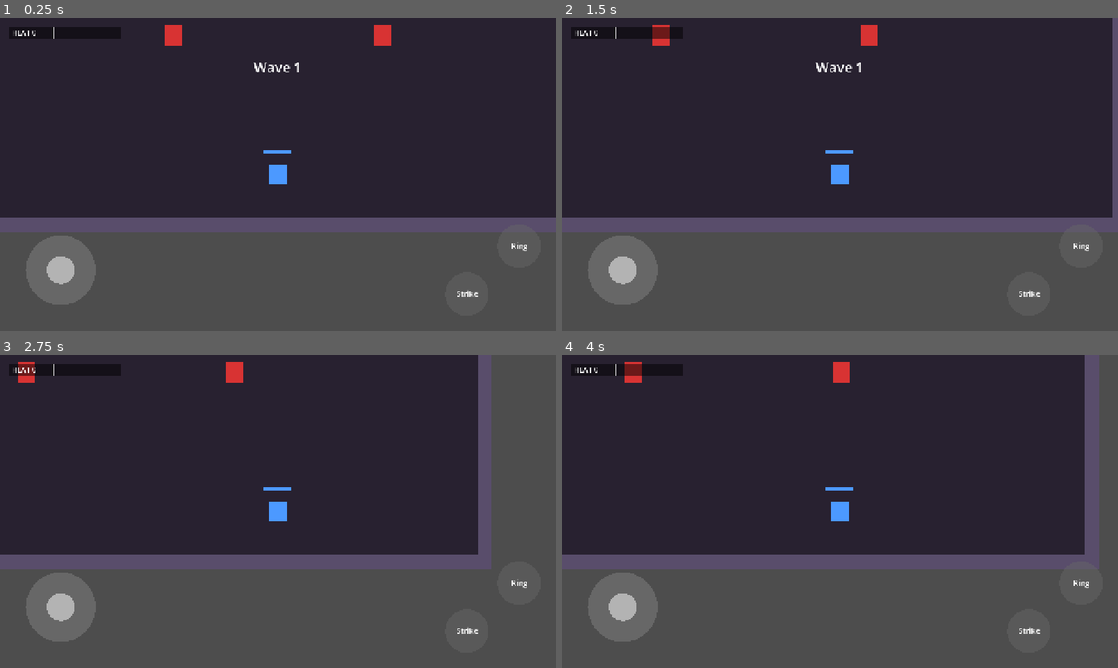
Above: before the commit, frames 1-4 (two rows, left to right).
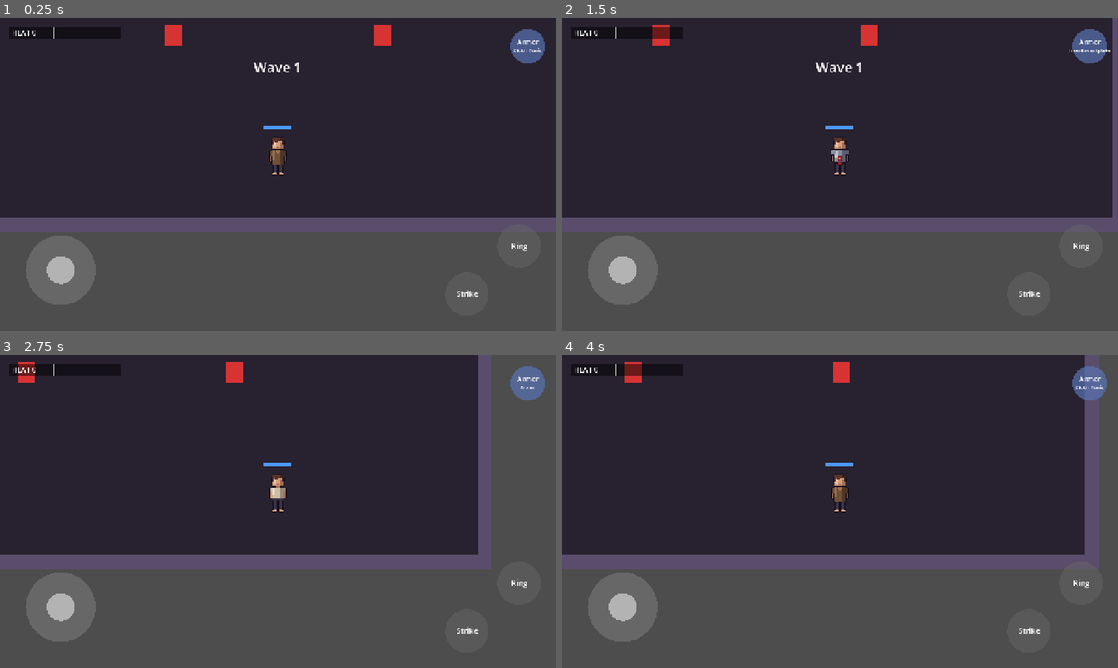
Above: after the commit, the same moments.

Repository: heytylo-png/star-patrol
Game: Godot game, scene res://scenes/hollow_throne.tscn
Two runs of this game, one before a commit and one after it. Both use one fixed random seed, a clock stepped at 60 frames per second and the inputs below.
Inputs (mouse positions are in pixels of both pictures, inside the frame that each line leads up to):
- Up to frame 1 (0.25 s): no input
- Up to frame 2 (1.5 s): tap Enter at 0.5 s; move the mouse to (962, 158) at 0.52 s; hold D (move_right) 0.53-1.25 s; hold 3 (swap_armor, bound only after the commit) 0.53-1.25 s; click (962, 158) at 0.67 s; drag from (728, 190) to (812, 237) at 1.27 s
- Up to frame 3 (2.75 s): tap Space at 2 s; move the mouse to (333, 442) at 2.02 s; hold D (move_right) from 2.03 s (still down); hold 3 (swap_armor, bound only after the commit) from 2.03 s (still down); click (333, 442) at 2.17 s
- Up to frame 4 (4 s): release D (move_right) at 2.75 s; release 3 (swap_armor, bound only after the commit) at 2.75 s; drag from (812, 574) to (673, 464) at 2.77 s; tap Enter at 3.5 s; move the mouse to (1006, 558) at 3.52 s; hold A (move_left) from 3.53 s (still down); hold 3 (swap_armor, bound only after the commit) from 3.53 s (still down); click (1006, 558) at 3.67 s

The runs differ from the first frame. In frame 1, 1.0% of the frame differs, in the area x 47-98%, y 3-54%; in frame 2, 1.0%; in frame 3, 1.0%; in frame 4, 1.0%.

Commit message:
Add layered player sprite with swappable chest armor (step 5)
- CharacterSprite: paper-doll layers in the design doc's order (body, legs,
  chest, helmet, shoulders, weapon, effects), 32x48 canvases anchored at the feet
- ArmorPiece resource (name, slot, tier, texture); Cloth Tunic and Iron Breastplate
- ArmorButton (top-right, key 3) cycles the chest piece, including none
- Placeholder art from tools/make_placeholder_art.py: outlined, shared 32-color palette
- Player HP bar moved above the taller sprite

Co-Authored-By: Claude Opus 5.5 <noreply@anthropic.com>
Claude-Session: https://claude.ai/code/session_019ZoxFiAo42TsUSjR1Jd1ko

Diff:
--- /dev/null
+++ b/gear/cloth_tunic.tres
@@ -0,0 +1,11 @@
+[gd_resource type="Resource" script_class="ArmorPiece" load_steps=3 format=3]
+
+[ext_resource type="Script" path="res://scripts/armor_piece.gd" id="1_piece"]
+[ext_resource type="Texture2D" path="res://art/characters/chest_cloth.png" id="2_texture"]
+
+[resource]
+script = ExtResource("1_piece")
+display_name = "Cloth Tunic"
+slot = 1
+tier = 1
+texture = ExtResource("2_texture")
--- /dev/null
+++ b/gear/iron_breastplate.tres
@@ -0,0 +1,11 @@
+[gd_resource type="Resource" script_class="ArmorPiece" load_steps=3 format=3]
+
+[ext_resource type="Script" path="res://scripts/armor_piece.gd" id="1_piece"]
+[ext_resource type="Texture2D" path="res://art/characters/chest_iron.png" id="2_texture"]
+
+[resource]
+script = ExtResource("1_piece")
+display_name = "Iron Breastplate"
+slot = 1
+tier = 3
+texture = ExtResource("2_texture")
--- a/scenes/hollow_throne.tscn
+++ b/scenes/hollow_throne.tscn
@@ -9,6 +9,11 @@
 [ext_resource type="Script" path="res://scripts/heat_bar.gd" id="7_heat"]
 [ext_resource type="Script" path="res://scripts/skill_button.gd" id="8_skill"]
 [ext_resource type="Script" path="res://scripts/room_director.gd" id="9_director"]
+[ext_resource type="Script" path="res://scripts/character_sprite.gd" id="sp_char"]
+[ext_resource type="Texture2D" path="res://art/characters/body_base.png" id="sp_body"]
+[ext_resource type="Resource" path="res://gear/cloth_tunic.tres" id="sp_cloth"]
+[ext_resource type="Resource" path="res://gear/iron_breastplate.tres" id="sp_iron"]
+[ext_resource type="Script" path="res://scripts/armor_button.gd" id="sp_armor_btn"]
 
 [sub_resource type="CircleShape2D" id="CircleShape2D_player"]
 radius = 12.0
@@ -98,11 +103,13 @@
 position = Vector2(0, 200)
 motion_mode = 1
 script = ExtResource("2_warden")
+hp_bar_offset = 56.0
 joystick = NodePath("../UI/Joystick")
 
-[node name="Body" type="Polygon2D" parent="Player"]
-color = Color(0.3, 0.6, 1, 1)
-polygon = PackedVector2Array(-10, -12, 10, -12, 10, 12, -10, 12)
+[node name="Sprite" type="Node2D" parent="Player"]
+script = ExtResource("sp_char")
+body_texture = ExtResource("sp_body")
+starting_gear = [ExtResource("sp_cloth")]
 
 [node name="CollisionShape2D" type="CollisionShape2D" parent="Player"]
 shape = SubResource("CircleShape2D_player")
@@ -204,6 +211,20 @@
 theme_override_font_sizes/font_size = 32
 horizontal_alignment = 1
 
+[node name="ArmorButton" type="Control" parent="UI" node_paths=PackedStringArray("character")]
+layout_mode = 3
+anchors_preset = 1
+anchor_left = 1.0
+anchor_right = 1.0
+offset_left = -110.0
+offset_top = 20.0
+offset_right = -20.0
+offset_bottom = 110.0
+grow_horizontal = 0
+script = ExtResource("sp_armor_btn")
+character = NodePath("../../Player/Sprite")
+pieces = [ExtResource("sp_cloth"), ExtResource("sp_iron")]
+
 [node name="RoomDirector" type="Node" parent="." node_paths=PackedStringArray("player", "waves_root", "door", "exit_area", "message")]
 script = ExtResource("9_director")
 player = NodePath("../Player")
--- a/scenes/main.tscn
+++ b/scenes/main.tscn
@@ -6,6 +6,11 @@
 [ext_resource type="Script" path="res://scripts/flame_warden.gd" id="5_warden"]
 [ext_resource type="Script" path="res://scripts/heat_bar.gd" id="6_heat"]
 [ext_resource type="Script" path="res://scripts/skill_button.gd" id="7_skill"]
+[ext_resource type="Script" path="res://scripts/character_sprite.gd" id="sp_char"]
+[ext_resource type="Texture2D" path="res://art/characters/body_base.png" id="sp_body"]
+[ext_resource type="Resource" path="res://gear/cloth_tunic.tres" id="sp_cloth"]
+[ext_resource type="Resource" path="res://gear/iron_breastplate.tres" id="sp_iron"]
+[ext_resource type="Script" path="res://scripts/armor_button.gd" id="sp_armor_btn"]
 
 [sub_resource type="CircleShape2D" id="CircleShape2D_body"]
 radius = 12.0
@@ -17,11 +22,13 @@
 [node name="Player" type="CharacterBody2D" parent="." node_paths=PackedStringArray("joystick")]
 motion_mode = 1
 script = ExtResource("5_warden")
+hp_bar_offset = 56.0
 joystick = NodePath("../UI/Joystick")
 
-[node name="Body" type="Polygon2D" parent="Player"]
-color = Color(0.3, 0.6, 1, 1)
-polygon = PackedVector2Array(-10, -12, 10, -12, 10, 12, -10, 12)
+[node name="Sprite" type="Node2D" parent="Player"]
+script = ExtResource("sp_char")
+body_texture = ExtResource("sp_body")
+starting_gear = [ExtResource("sp_cloth")]
 
 [node name="CollisionShape2D" type="CollisionShape2D" parent="Player"]
 shape = SubResource("CircleShape2D_body")
@@ -123,3 +130,17 @@
 player = NodePath("../../Player")
 skill_index = 1
 label = "Ring"
+
+[node name="ArmorButton" type="Control" parent="UI" node_paths=PackedStringArray("character")]
+layout_mode = 3
+anchors_preset = 1
+anchor_left = 1.0
+anchor_right = 1.0
+offset_left = -110.0
+offset_top = 20.0
+offset_right = -20.0
+offset_bottom = 110.0
+grow_horizontal = 0
+script = ExtResource("sp_armor_btn")
+character = NodePath("../../Player/Sprite")
+pieces = [ExtResource("sp_cloth"), ExtResource("sp_iron")]
--- /dev/null
+++ b/scripts/armor_button.gd
@@ -0,0 +1,59 @@
+class_name ArmorButton
+extends Control
+## Test button that swaps one gear slot through a list of pieces (and "nothing").
+## Tap it, or press 3 on a computer. Put it in the UI CanvasLayer, about 110 x 110.
+
+@export var character: CharacterSprite   ## The player's CharacterSprite node.
+@export var pieces: Array = []           ## ArmorPiece resources to cycle through.
+@export var radius: float = 40.0
+
+var _index: int = 0   # Position in pieces; pieces.size() means "nothing".
+
+
+func _ready() -> void:
+	mouse_filter = Control.MOUSE_FILTER_IGNORE
+	# Start on whatever the character is already wearing in that slot.
+	if character and not pieces.is_empty() and pieces[0] is ArmorPiece:
+		var worn := character.get_equipped(pieces[0].slot)
+		var found: int = pieces.find(worn)
+		_index = found if found >= 0 else pieces.size()
+
+
+func _input(event: InputEvent) -> void:
+	if event is InputEventScreenTouch and event.pressed and _is_inside(event.position):
+		get_viewport().set_input_as_handled()
+		_next()
+	elif event.is_action_pressed("swap_armor"):
+		_next()
+
+
+func _next() -> void:
+	if character == null or pieces.is_empty():
+		return
+	_index = (_index + 1) % (pieces.size() + 1)
+	if _index < pieces.size():
+		character.equip(pieces[_index])
+	elif pieces[0] is ArmorPiece:
+		character.unequip(pieces[0].slot)
+	queue_redraw()
+
+
+func _current_name() -> String:
+	if _index < pieces.size() and pieces[_index] is ArmorPiece:
+		return pieces[_index].display_name
+	return "None"
+
+
+func _is_inside(screen_pos: Vector2) -> bool:
+	return screen_pos.distance_to(get_global_rect().get_center()) <= radius
+
+
+func _draw() -> void:
+	var middle: Vector2 = size / 2.0
+	draw_circle(middle, radius, Color(0.35, 0.45, 0.7, 0.7))
+	var font := ThemeDB.fallback_font
+	for line in [["Armor", -4.0, 16], [_current_name(), 14.0, 12]]:
+		var text: String = line[0]
+		var text_size: Vector2 = font.get_string_size(text, HORIZONTAL_ALIGNMENT_LEFT, -1, line[2])
+		draw_string(font, middle + Vector2(-text_size.x / 2.0, line[1]), text,
+				HORIZONTAL_ALIGNMENT_LEFT, -1, line[2], Color.WHITE)
--- /dev/null
+++ b/scripts/armor_piece.gd
@@ -0,0 +1,20 @@
+@tool  # So CharacterSprite can show gear in the editor.
+class_name ArmorPiece
+extends Resource
+## One piece of gear that shows on the character: its name, slot, tier and layer image.
+## Make a new piece with right-click in FileSystem > New > Resource > ArmorPiece.
+## The image must use the same 32x48 canvas as the body, lined up at the feet.
+
+enum Slot { LEGS, CHEST, HELMET, SHOULDERS, WEAPON }
+
+## The CharacterSprite layer each slot draws on, in the same order as Slot.
+const LAYER_NAMES: Array[String] = ["Legs", "Chest", "Helmet", "Shoulders", "Weapon"]
+
+@export var display_name: String = ""
+@export var slot: Slot = Slot.CHEST
+@export_range(1, 9) var tier: int = 1  ## 1 = Cloth up to 9 = Legendary (see the design doc).
+@export var texture: Texture2D
+
+
+func layer_name() -> String:
+	return LAYER_NAMES[slot]
--- /dev/null
+++ b/scripts/character_sprite.gd
@@ -0,0 +1,61 @@
+@tool
+class_name CharacterSprite
+extends Node2D
+## Paper-doll character: one Sprite2D per layer, stacked bottom to top as in the design doc:
+## Body, Legs, Chest, Helmet, Shoulders, Weapon, Effects.
+## Every layer image is a 32x48 canvas lined up at the feet, and the feet sit on this node's origin.
+
+const LAYER_ORDER: Array[String] = [
+	"Body", "Legs", "Chest", "Helmet", "Shoulders", "Weapon", "Effects",
+]
+## Moves each 32x48 image so the soles (row 45) land on the origin.
+const FEET_OFFSET := Vector2(-16, -46)
+
+@export var body_texture: Texture2D:
+	set(value):
+		body_texture = value
+		if _layers.has("Body"):
+			_layers["Body"].texture = value
+## Gear worn at the start (ArmorPiece resources).
+@export var starting_gear: Array = []
+
+var _layers: Dictionary = {}     # Layer name -> Sprite2D
+var _equipped: Dictionary = {}   # ArmorPiece.Slot -> ArmorPiece
+
+
+func _ready() -> void:
+	for layer_name in LAYER_ORDER:
+		var sprite := get_node_or_null(layer_name) as Sprite2D
+		if sprite == null:
+			sprite = Sprite2D.new()
+			sprite.name = layer_name
+			add_child(sprite)  # Made in code, so it isn't saved into the scene.
+		sprite.centered = false
+		sprite.offset = FEET_OFFSET
+		_layers[layer_name] = sprite
+	_layers["Body"].texture = body_texture
+	for piece in starting_gear:
+		if piece is ArmorPiece:
+			equip(piece)
+
+
+## Wear `piece`, replacing whatever was in its slot.
+func equip(piece: ArmorPiece) -> void:
+	var layer := _layers.get(piece.layer_name()) as Sprite2D
+	if layer == null:
+		return
+	layer.texture = piece.texture
+	_equipped[piece.slot] = piece
+
+
+## Take off whatever is in `slot`.
+func unequip(slot: ArmorPiece.Slot) -> void:
+	_equipped.erase(slot)
+	var layer := _layers.get(ArmorPiece.LAYER_NAMES[slot]) as Sprite2D
+	if layer:
+		layer.texture = null
+
+
+## What is worn in `slot`, or null.
+func get_equipped(slot: ArmorPiece.Slot) -> ArmorPiece:
+	return _equipped.get(slot) as ArmorPiece
--- a/scripts/main.gd
+++ b/scripts/main.gd
@@ -1,7 +1,7 @@
 extends Node2D
 ## The test scene's root script.
 ## - Taps on an enemy make it the player's target (Inotia-style).
-## - Keys 1 and 2 use the player's skills on a computer.
+## - Keys 1 and 2 use the player's skills on a computer; key 3 swaps armor (ArmorButton).
 ## - Creates the movement and skill input actions if you haven't set them up yet.
 
 @export var player: Player          ## Drag your Player node here in the Inspector.
@@ -48,6 +48,7 @@
 		"move_down": [KEY_S, KEY_DOWN],
 		"skill_1": [KEY_1],
 		"skill_2": [KEY_2],
+		"swap_armor": [KEY_3],
 	}
 	for action in keys:
 		if InputMap.has_action(action):
--- a/scripts/player.gd
+++ b/scripts/player.gd
@@ -7,6 +7,7 @@
 signal died
 
 @export var max_hp: int = 100
+@export var hp_bar_offset: float = 28.0  ## How far above the origin the HP bar sits.
 @export var move_speed: float = 120.0      ## Pixels per second.
 @export var attack_range: float = 40.0     ## How close the target must be to hit it.
 @export var attack_damage: int = 10
@@ -123,5 +124,5 @@
 	# HP bar above the player.
 	var bar_width: float = 32.0
 	var fill: float = clampf(float(hp) / float(max_hp), 0.0, 1.0)
-	draw_rect(Rect2(-bar_width / 2.0, -28.0, bar_width, 4.0), Color(0.2, 0.2, 0.2))
-	draw_rect(Rect2(-bar_width / 2.0, -28.0, bar_width * fill, 4.0), Color(0.3, 0.6, 1.0))
+	draw_rect(Rect2(-bar_width / 2.0, -hp_bar_offset, bar_width, 4.0), Color(0.2, 0.2, 0.2))
+	draw_rect(Rect2(-bar_width / 2.0, -hp_bar_offset, bar_width * fill, 4.0), Color(0.3, 0.6, 1.0))
Binary file added: art/characters/body_base.png
Binary file added: art/characters/chest_cloth.png
Binary file added: art/characters/chest_iron.png
Binary file added: art/palette.png
Not shown: 1 places in scenes/hollow_throne.tscn that only renumber resources
Not shown: 1 places in scenes/main.tscn that only renumber resources
Not shown, changed: docs/SETUP.md
